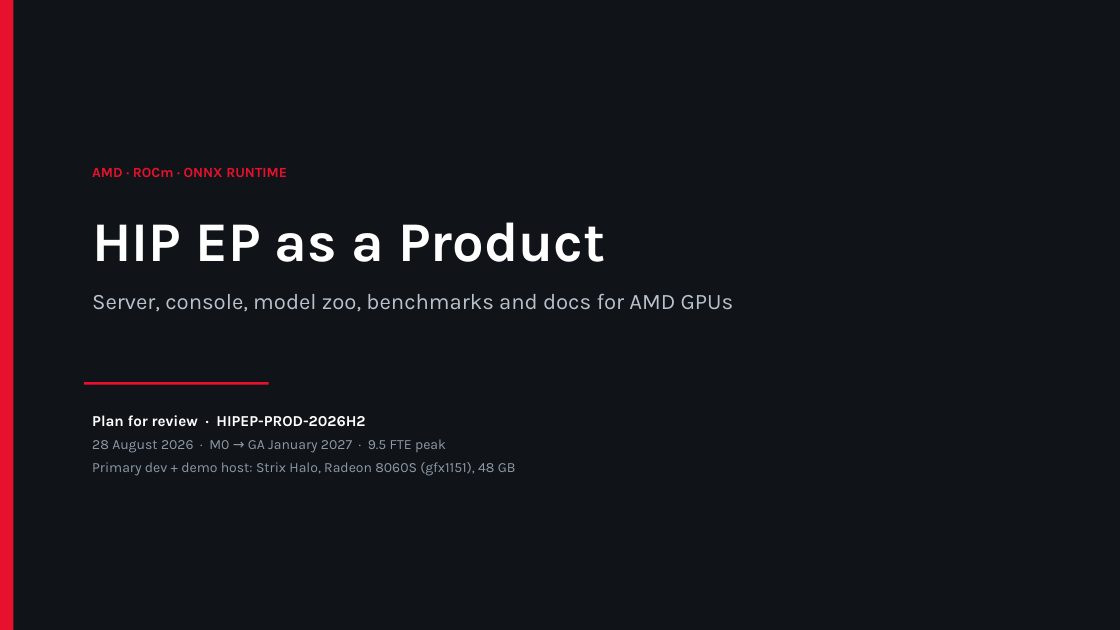
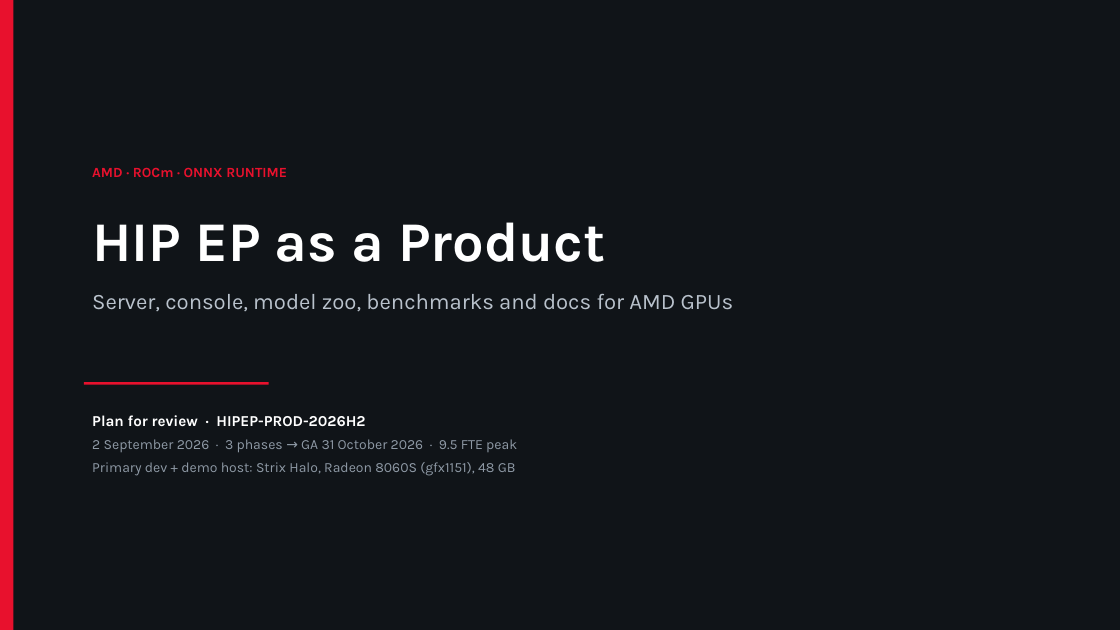
Before and after one commit to qianglin-amd/hip-ep, a slide deck: slide 1 of product/plan/HIP-EP-Product-Plan.pptx. Drawn at 1120x630 pixels with LibreOffice and Linux fonts; fonts in the diff are those of the drawing. Boxes give left, top, right and bottom in pixels: in the first picture for what was removed or moved away, otherwise in the second. Text is boxed around its words. In the diff, an @@ line names an element or a change of style, - is before the commit and + after.

```diff
--- a/product/plan/HIP-EP-Product-Plan.pptx
+++ b/product/plan/HIP-EP-Product-Plan.pptx
@@ text at (x1=92, y1=439, x2=517, y2=453): text changed @@
-28 August 2026 · M0 → GA January 2027 · 9.5 FTE peak
+2 September 2026 · 3 phases → GA 31 October 2026 · 9.5 FTE peak
```
Also in this commit, not shown: 9 other slides changed, 47 other files.
